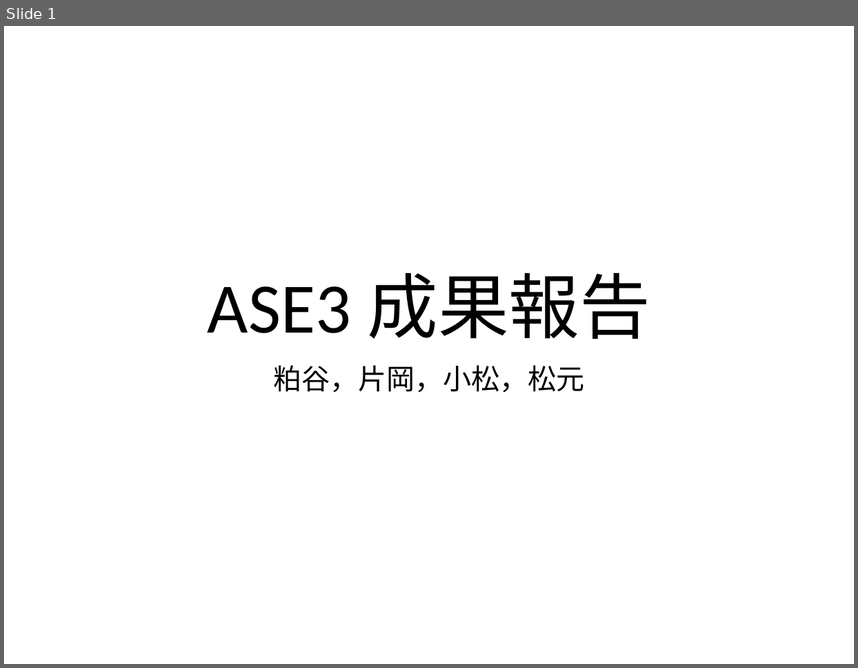
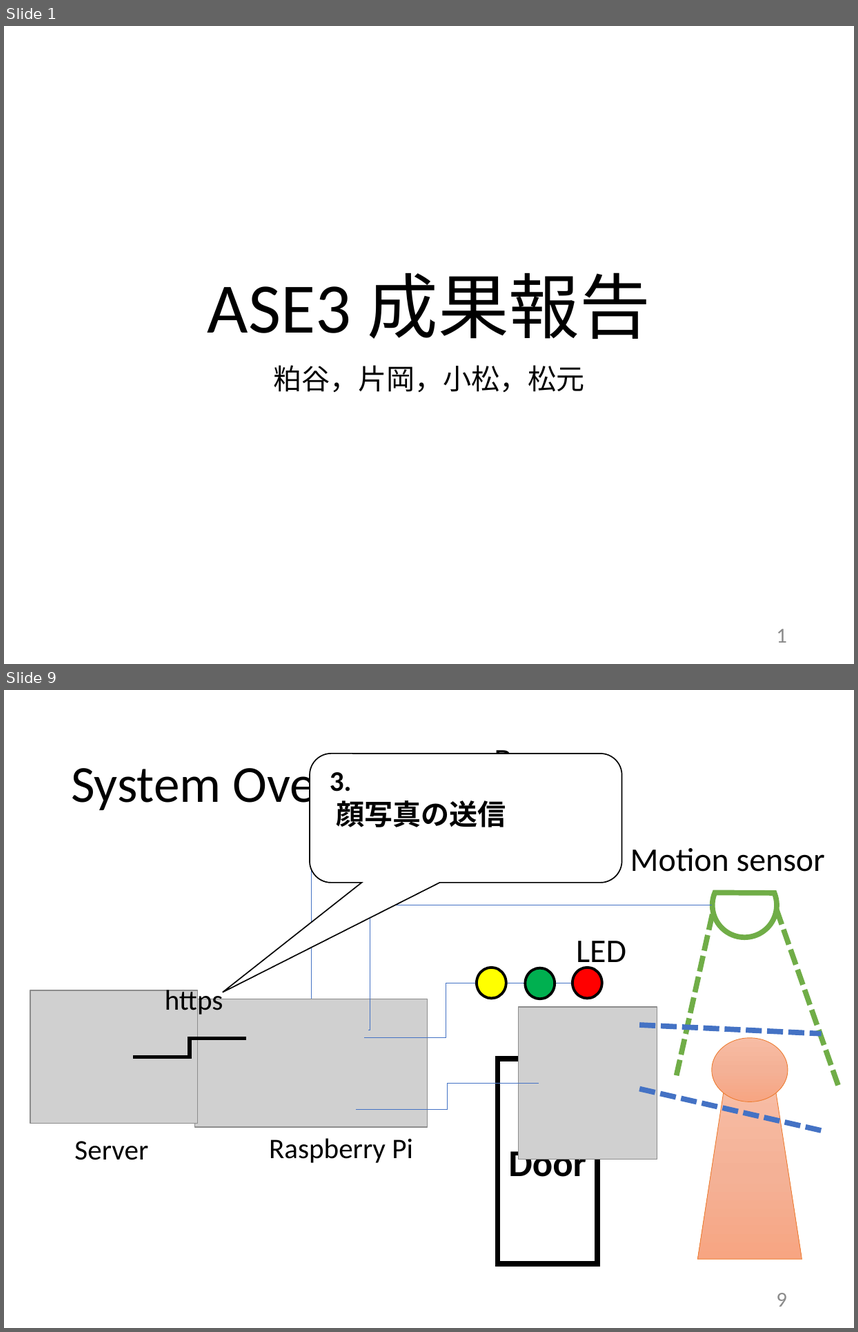
Before and after one commit to kut-info-ase-2017/group3-ase, a slide deck: presentation/ase-final-report.pptx. Shown one above the other, each under a label of ours: slide 1 before the commit, slides 1 and 9 after it; the slides between them are not shown. The pictures are 858x668 and 858x1332 pixels, drawn with LibreOffice and Linux fonts; fonts in the diff are those of the drawing; grey boxes stand for pictures. Boxes give left, top, right and bottom in pixels: in the first picture for what was removed or moved away, otherwise in the second. Text is boxed around its words. In the diff, an @@ line names an element or a change of style, - is before the commit and + after.

```diff
--- a/presentation/ase-final-report.pptx
+++ b/presentation/ase-final-report.pptx
@@ slide 9 added at (4, 690, 854, 1328), background #FFFFFF @@
@@ text added at (494, 750, 582, 754), 28 pt, text #000000 @@
+Buzzer
@@ title added at (71, 759, 433, 814), 44 pt, text #000000 @@
+System Overview
@@ rounded speech box added at (310, 753, 622, 883), fill #FFFFFF, outline #000000 1 pt @@
@@ text added at (330, 772, 506, 827), 24 pt, text #000000, bold @@
+3.
+顔写真の送信
@@ chord (boxed as its full ellipse) added at (505, 765, 590, 849), outline #FFC000 4.5 pt @@
@@ elbow line added from (518, 818) to (311, 998), #4472C4 0.5 pt @@
@@ text added at (631, 848, 825, 871), 28 pt, text #000000 @@
+Motion sensor
@@ chord (boxed as its full ellipse) added at (702, 862, 786, 947), fill #FFFFFF, outline #70AD47 4.5 pt @@
@@ elbow line added from (712, 905) to (368, 1030), #4472C4 0.5 pt @@
@@ line added from (712, 914) to (675, 1078), #70AD47 4.5 pt dashed @@
@@ line added from (777, 909) to (840, 1088), #70AD47 4.5 pt dashed @@
@@ text added at (576, 940, 626, 970), 28 pt, text #000000 @@
+LED
@@ ellipse added at (477, 967, 506, 998), fill #FFFF00, outline #000000 2.25 pt @@
@@ ellipse added at (525, 968, 555, 998), fill #00B050, outline #000000 2.25 pt @@
@@ ellipse added at (573, 967, 602, 998), fill #FF0000, outline #000000 2.25 pt @@
@@ picture added at (30, 990, 198, 1123) @@
@@ text added at (165, 986, 223, 1016), 24 pt, text #000000 @@
+https
@@ picture added at (194, 998, 428, 1127) @@
@@ elbow line added from (573, 983) to (364, 1038), #4472C4 0.5 pt @@
@@ picture added at (518, 1007, 657, 1159) @@
@@ elbow line added from (133, 1056) to (246, 1038), #000000 3 pt @@
@@ line added from (640, 1025) to (822, 1034), #4472C4 4.5 pt dashed @@
@@ ellipse added at (712, 1038, 788, 1101), fill gradient #F7BDA5 to #F5B196 to #F8A582, outline #ED7D31 0.5 pt @@
@@ rectangle added at (498, 1059, 597, 1264), fill #FFFFFF, outline #000000 4.5 pt, 32 pt, text #000000, bold @@
+Door
@@ elbow line added from (539, 1083) to (356, 1109), #4472C4 0.5 pt @@
@@ line added from (640, 1089) to (822, 1130), #4472C4 4.5 pt dashed @@
@@ trapezoid added at (697, 1090, 802, 1259), fill gradient #F7BDA5 to #F5B196 to #F8A582, outline #ED7D31 0.5 pt @@
@@ text added at (74, 1141, 148, 1160), 24 pt, text #000000 @@
+Server
@@ text added at (269, 1138, 413, 1163), 24 pt, text #000000 @@
+Raspberry Pi
@@ page number added at (776, 1292, 787, 1306), 18 pt, text #8C8C8C @@
+9
@@ slide 1 changed as well @@
@@ page number added at (776, 628, 787, 642), 18 pt, text #8C8C8C @@
+1
```
Also in this commit, not shown: 16 other slides changed, 4 other slides added.
